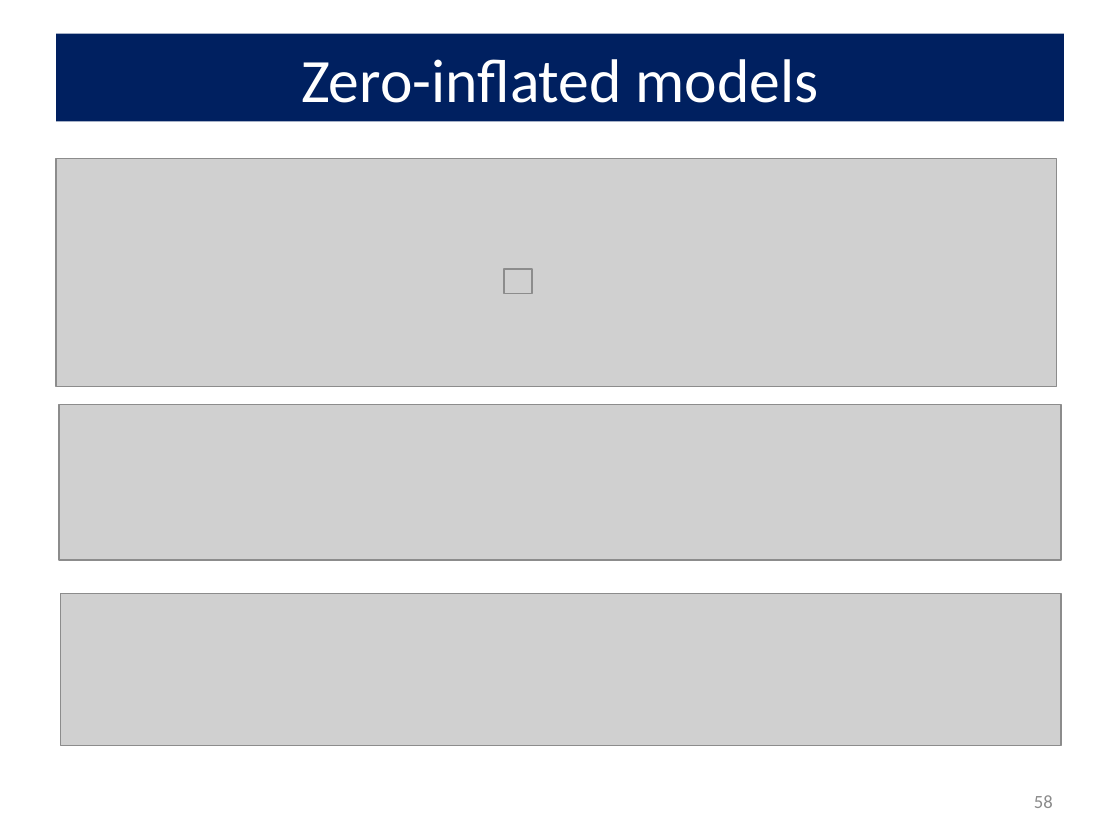
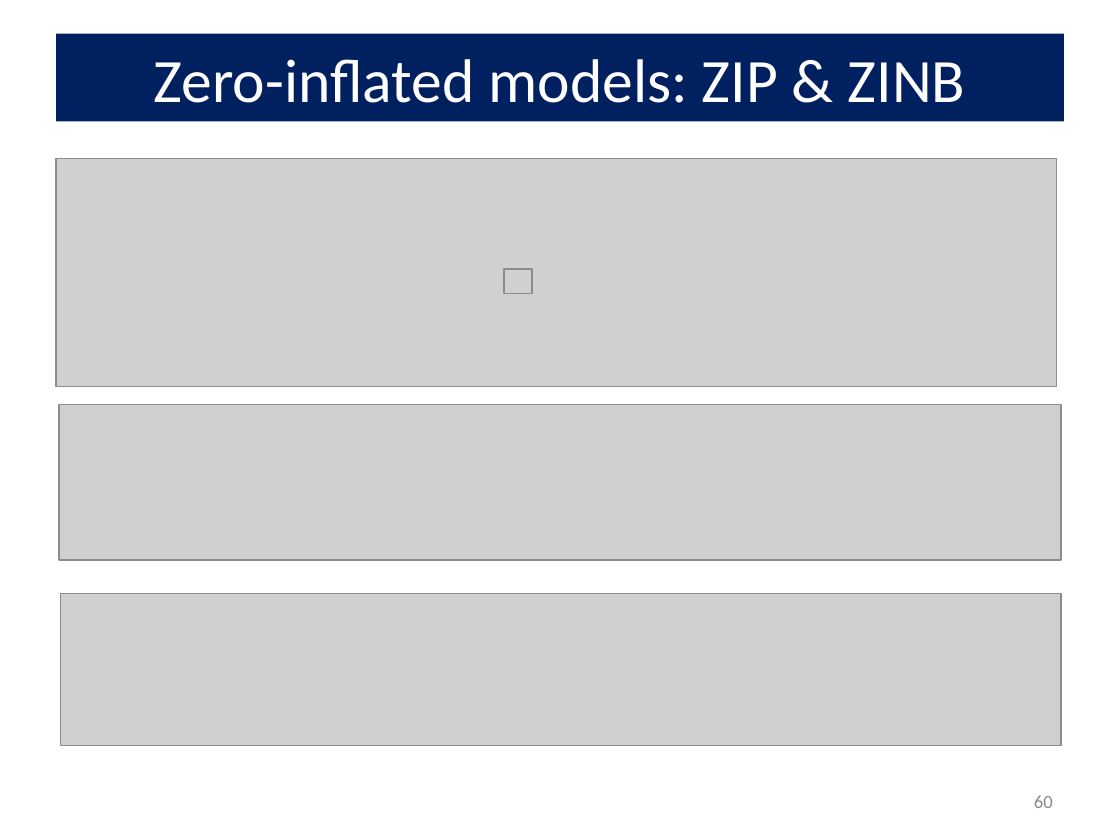
Before and after one commit to friendly/psy6136, a slide deck: slide 60 of docs/lectures/09-CountData.pptx (slide 58 before the commit). Drawn at 1120x840 pixels with LibreOffice and Linux fonts; fonts in the diff are those of the drawing; grey boxes stand for pictures. Boxes give left, top, right and bottom in pixels: in the first picture for what was removed or moved away, otherwise in the second. Text is boxed around its words. In the diff, an @@ line names an element or a change of style, - is before the commit and + after.

```diff
--- a/docs/lectures/09-CountData.pptx
+++ b/docs/lectures/09-CountData.pptx
@@ title at [154, 59, 965, 103]: text changed @@
-Zero-inflated models
+Zero-inflated models: ZIP & ZINB
@@ page number at [1034, 795, 1053, 808]: text changed @@
-58
+60
```
Also in this commit, not shown: 9 other slides changed, 2 slides added, 10 other files.
